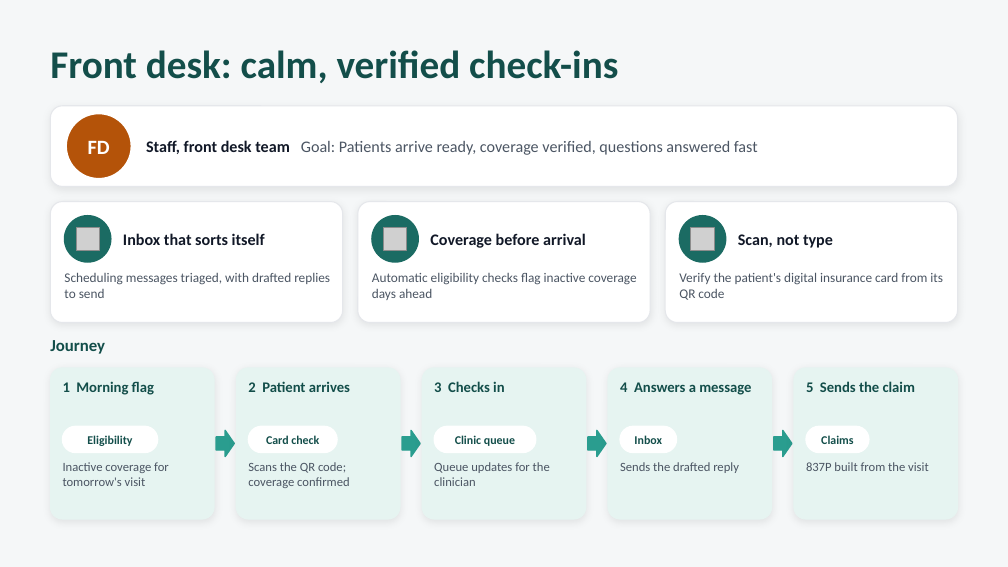
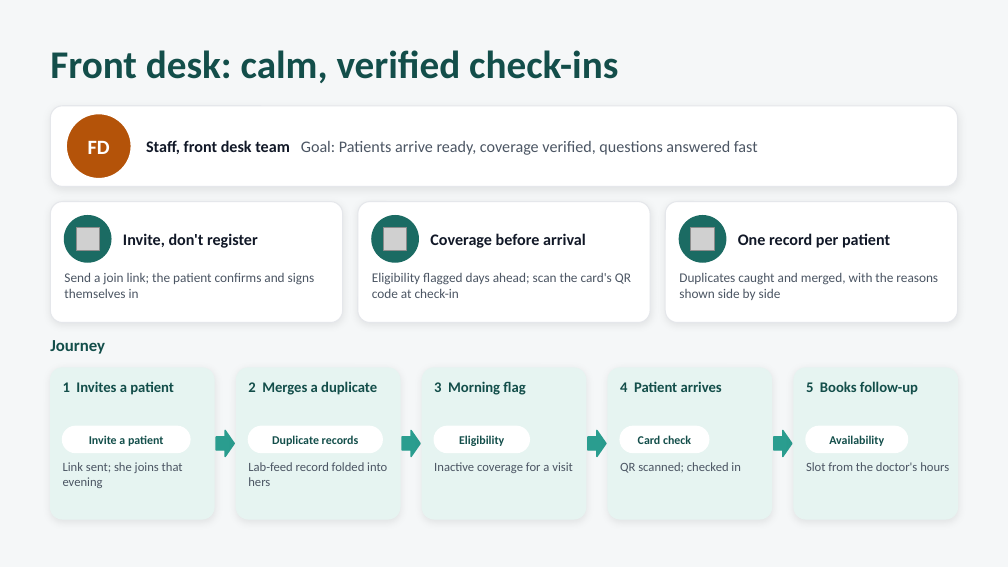
Before and after one commit to dilleeps/BioverseMyCare, a slide deck: slide 13 of docs/presentations/Bioverse-One-Personas.pptx (slide 11 before the commit). Drawn at 1008x567 pixels with LibreOffice and Linux fonts; fonts in the diff are those of the drawing; grey boxes stand for pictures. Boxes give left, top, right and bottom in pixels: in the first picture for what was removed or moved away, otherwise in the second. Text is boxed around its words. In the diff, an @@ line names an element or a change of style, - is before the commit and + after.

```diff
--- a/docs/presentations/Bioverse-One-Personas.pptx
+++ b/docs/presentations/Bioverse-One-Personas.pptx
@@ text at [123,233,258,248]: text changed @@
-Inbox that sorts itself
+Invite, don't register
@@ text at [738,233,890,248]: text changed @@
-Scan, not type
+One record per patient
@@ text at [64,272,315,298]: text changed @@
-Scheduling messages triaged, with drafted replies to send
+Send a join link; the patient confirms and signs themselves in
@@ text at [372,272,631,298]: text changed @@
-Automatic eligibility checks flag inactive coverage days ahead
+Eligibility flagged days ahead; scan the card's QR code at check-in
@@ text at [679,273,938,300]: text changed @@
-Verify the patient's digital insurance card from its QR code
+Duplicates caught and merged, with the reasons shown side by side
@@ text at [63,381,174,395]: text changed @@
-1 Morning flag
+1 Invites a patient
@@ text at [248,381,377,395]: text changed @@
-2 Patient arrives
+2 Merges a duplicate
@@ text at [434,381,525,395]: text changed @@
-3 Checks in
+3 Morning flag
@@ text at [620,381,722,392]: text changed @@
-4 Answers a message
+4 Patient arrives
@@ text at [806,381,918,395]: text changed @@
-5 Sends the claim
+5 Books follow-up
@@ rounded rectangle: place and size @@
-rounded rectangle at [62,426,157,453]
+rounded rectangle at [62,426,190,453]
@@ text at [89,435,164,446]: text changed @@
-Eligibility
+Invite a patient
@@ rounded rectangle: place and size @@
-rounded rectangle at [248,426,337,453]
+rounded rectangle at [248,426,382,453]
@@ text added at [272,435,359,446], 8.5 pt, text #134E4A, bold @@
+Duplicate records
@@ rounded rectangle: place and size @@
-rounded rectangle at [434,426,536,453]
+rounded rectangle at [434,426,529,453]
@@ text at [459,435,504,446]: text changed @@
-Clinic queue
+Eligibility
@@ rounded rectangle: place and size @@
-rounded rectangle at [620,426,676,453]
+rounded rectangle at [620,426,709,453]
@@ text "Card check": place and size @@
-text "Card check" at [266,435,319,444]
+text "Card check" at [638,435,691,444]
@@ text removed at [634,435,662,444] @@
-Inbox
@@ rounded rectangle: place and size @@
-rounded rectangle at [806,426,869,453]
+rounded rectangle at [806,426,908,453]
@@ text at [829,435,884,446]: text changed @@
-Claims
+Availability
@@ text at [63,462,183,488]: text changed @@
-Inactive coverage for tomorrow's visit
+Link sent; she joins that evening
@@ text at [248,462,387,486]: text changed @@
-Scans the QR code; coverage confirmed
+Lab-feed record folded into hers
@@ text at [434,462,573,473]: text changed @@
-Queue updates for the clinician
+Inactive coverage for a visit
@@ text at [620,462,741,473]: text changed @@
-Sends the drafted reply
+QR scanned; checked in
@@ text at [806,462,949,471]: text changed @@
-837P built from the visit
+Slot from the doctor's hours
```
Also in this commit, not shown: 13 other slides changed, 2 slides added.
